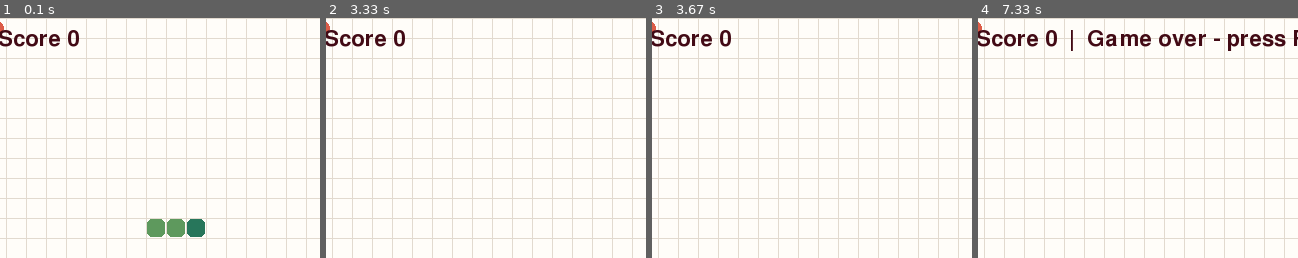
Above: before the commit, frames 1-4 (left to right).
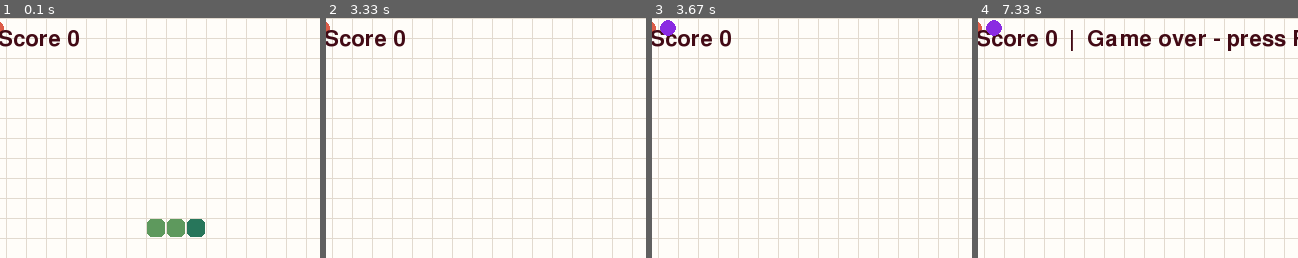
Above: after the commit, the same moments.

Repository: MiohitoKiri5474/PyGame-Snake
Game: pygame game, started from src/snake_trio/__main__.py
Same seed, same stepped clock (60 frames per second), same inputs: the game is played once before the commit and once after it.
Inputs:
- Up to frame 1 (0.1 s): no input
- Up to frame 2 (3.33 s): tap W at 0.33 s; hold Right 0.67-1.13 s; hold Up 1.17-1.47 s; hold Right 1.5-1.97 s; hold Left 2-2.53 s; hold Down 2.57-2.87 s; hold Left 2.9-3.3 s
- Up to frame 3 (3.67 s): hold Up from 3.33 s (still down)
- Up to frame 4 (7.33 s): release Up at 3.7 s; hold Right 3.73-4.37 s; hold Down 4.4-4.77 s; hold Left 4.8-5.27 s; tap S at 5.3 s; hold Right 5.63-6.1 s; hold Up 6.13-6.43 s; hold Right 6.47-6.93 s
The pictures show only the part of the screen within x 2-52%, y 0-50%; the shares and areas given below are measured in that part.

Frames 1-2 are identical in both runs. In frame 3, 0.2% of the frame differs, in the area x 2-8%, y 0-8%; in frame 4, 0.2%.

Commit message:
feat: add bad food and shrink body mechanic

Diff:
--- a/src/snake_trio/game.py
+++ b/src/snake_trio/game.py
@@ -9,7 +9,7 @@
 import argparse
 from dataclasses import dataclass
 
-from .logic import Cell, Direction, advance_body, ate_food, hit_wall, next_head
+from .logic import Cell, Direction, advance_body, ate_food, hit_wall, next_head , shrink_body
 
 WIDTH = 640
 HEIGHT = 480
@@ -35,6 +35,8 @@
     food: Cell
     score: int = 0
     game_over: bool = False
+    bad_food: Cell | None = None
+    bad_food_expire_time: int = 0
 
 
 def new_game() -> GameState:
@@ -43,19 +45,43 @@
 
 
 def step(state: GameState) -> None:
+    # 1. 算出新的頭部位置
     new_head = next_head(state.body[0], state.direction, CELL)
+
+    # 2. 檢查是否吃到「正常食物」
     grow = ate_food(new_head, state.food)
-    next_body = advance_body(state.body, new_head, grow)
+
+    # --- 【新增區塊開始】 ---
+    # 3. 檢查是否吃到「毒蘋果」
+    ate_bad = False
+    # 確認畫面上目前有毒蘋果，且蛇頭碰到了它
+    if state.bad_food is not None and ate_food(new_head, state.bad_food):
+        ate_bad = True
+        state.score = max(0, state.score - 1)  # 扣 1 分 (用 max 確保不會扣到負分)
+        state.bad_food = None                  # 吃掉後毒蘋果就消失
+
+    # 4. 決定下一個身體的狀態
+    if ate_bad:
+        # 如果吃到毒蘋果，呼叫縮短邏輯
+        next_body = shrink_body(state.body, new_head)
+    else:
+        # 否則，按照原本的邏輯正常移動或長大
+        next_body = advance_body(state.body, new_head, grow)
+    # --- 【新增區塊結束】 ---
+
+    # 5. 檢查碰撞 (撞牆或撞到自己)
     self_hit = new_head in next_body[1:]
     if hit_wall(new_head, WIDTH, HEIGHT, CELL) or self_hit:
         state.game_over = True
         return
+
+    # 6. 正式更新蛇身
     state.body = next_body
+
+    # 7. 如果吃到正常食物，加分並產生新食物
     if grow:
         state.score += 1
         state.food = choose_food(state.body)
-
-
 def run_game() -> int:
     try:
         import pygame
@@ -93,6 +119,22 @@
                         state.direction = candidate
 
         now = pygame.time.get_ticks()
+        # 【新增】毒蘋果生成與消失邏輯
+        if not state.game_over:
+            # 如果畫面上沒有毒蘋果，有小機率生成 (或者使用固定計時器)
+            if state.bad_food is None:
+                import random
+                # 這裡設定一個機率，每偵測一次有很小的機率生成
+                if random.random() < 0.005:
+                    try:
+                        state.bad_food = choose_food(state.body + [state.food])
+                        state.bad_food_expire_time = now + 20000 # 20秒 (20000毫秒) 後消失
+                    except RuntimeError:
+                        pass # 版面滿了就不生成
+            else:
+                # 檢查毒蘋果是否過期
+                if now >= state.bad_food_expire_time:
+                    state.bad_food = None
         if not state.game_over and now >= next_step:
             step(state)
             next_step += STEP_MS
@@ -111,8 +153,12 @@
         if state.game_over:
             message += "  |  Game over - press R to restart"
         screen.blit(font.render(message, True, (66, 10, 21)), (12, 10))
+        if state.bad_food:
+            bx, by = state.bad_food
+            pygame.draw.circle(screen, (138, 43, 226), (bx + CELL // 2, by + CELL // 2), CELL // 2 - 2)
         pygame.display.flip()
         clock.tick(60)
+
 
     pygame.quit()
     return 0
--- a/src/snake_trio/logic.py
+++ b/src/snake_trio/logic.py
@@ -64,3 +64,10 @@
     else:
         # 如果只是正常移動，就把新頭放在最前面，後面接上「扣除最後一節」的原身體
         return [new_head] + body[:-1]
+def shrink_body(body: list[Cell], new_head: Cell) -> list[Cell]:
+    """回傳縮短後的蛇身。"""
+    # 如果蛇身原本只有 1 或 2 格，縮短後就只剩下一顆頭
+    if len(body) <= 2:
+        return [new_head]
+    # 正常移動是去掉 1 節尾巴 ([:-1])，縮短則是去掉 2 節尾巴 ([:-2])
+    return [new_head] + body[:-2]
